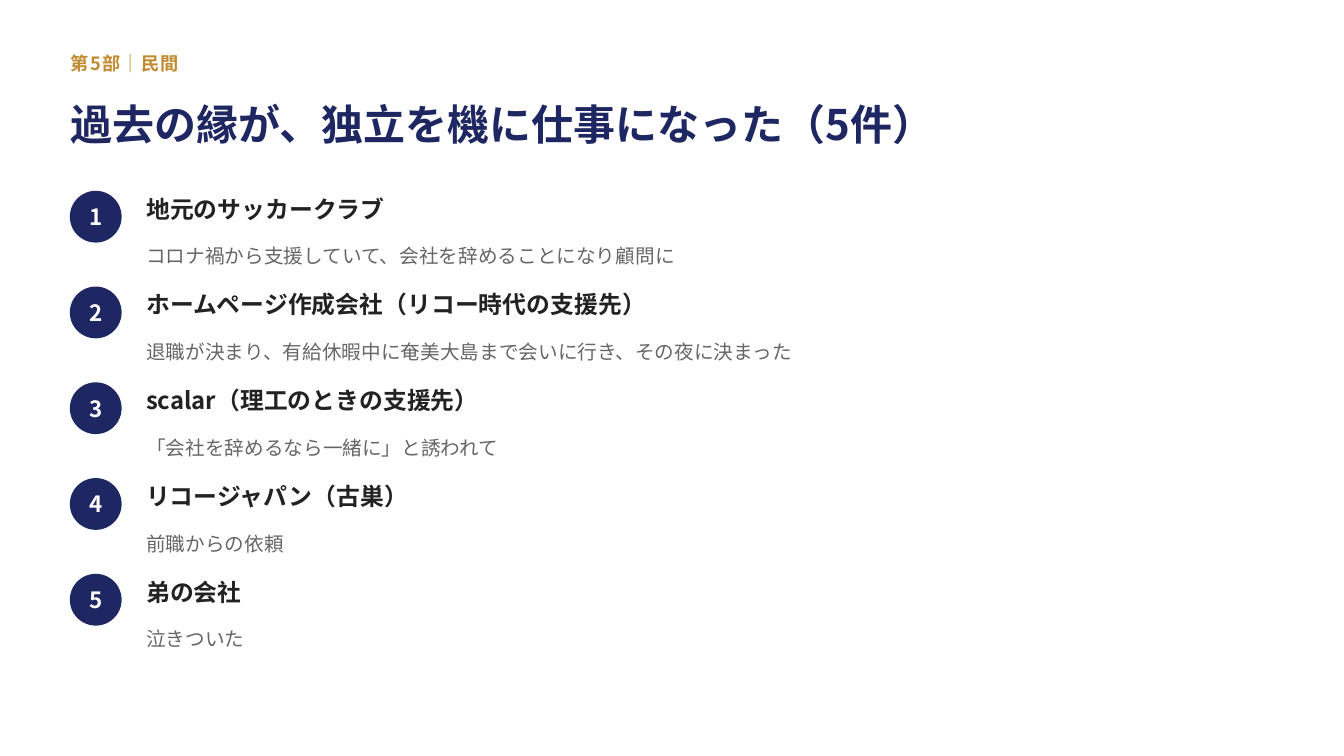
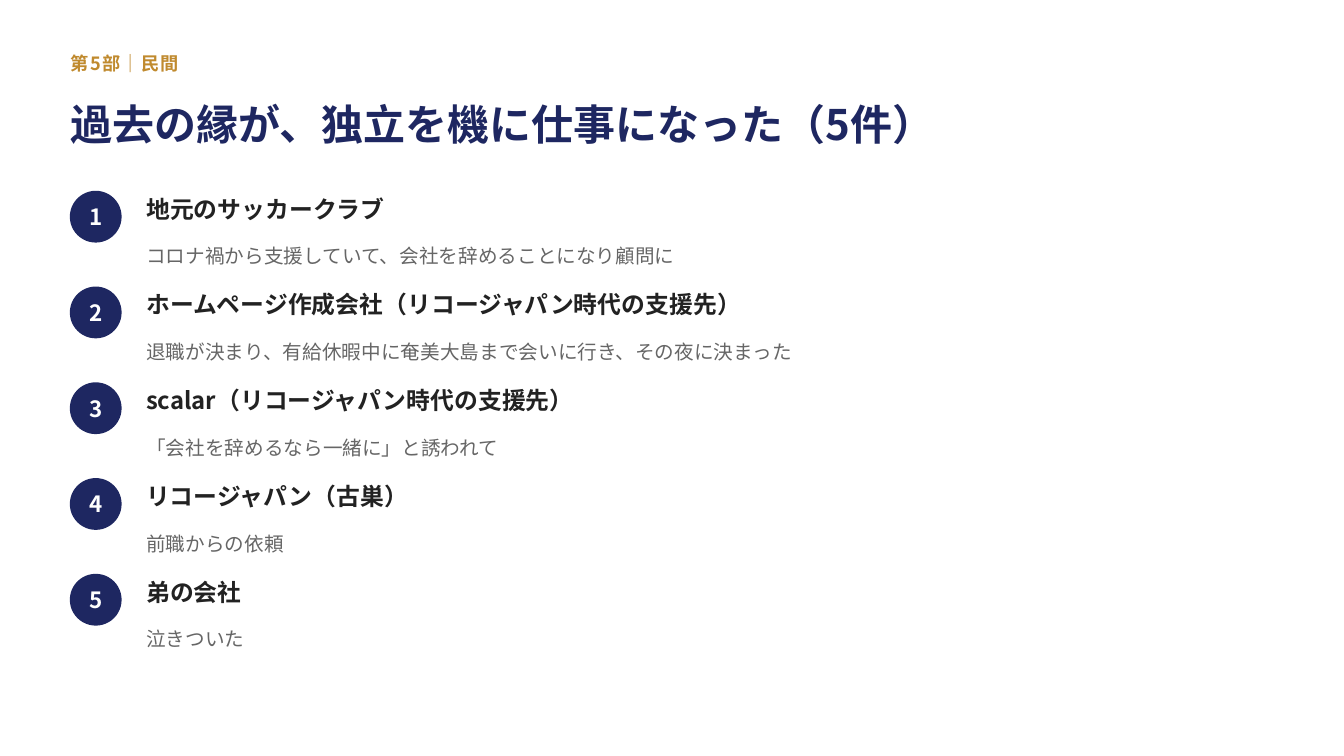
Before and after one commit to ahahi-biz/ahahi-hp, a slide deck: slide 42 of docs/lecture-johoku-procon.pptx (slide 37 before the commit). Drawn at 1344x756 pixels with LibreOffice and Linux fonts; fonts in the diff are those of the drawing. Boxes give left, top, right and bottom in pixels: in the first picture for what was removed or moved away, otherwise in the second. Text is boxed around its words. In the diff, an @@ line names an element or a change of style, - is before the commit and + after.

```diff
--- a/docs/lecture-johoku-procon.pptx
+++ b/docs/lecture-johoku-procon.pptx
@@ text at box(146, 292, 741, 316): text changed @@
-ホームページ作成会社（リコー時代の支援先）
+ホームページ作成会社（リコージャパン時代の支援先）
@@ text at box(146, 388, 573, 412): text changed @@
-scalar（理工のときの支援先）
+scalar（リコージャパン時代の支援先）
```
Also in this commit, not shown: 25 other slides changed, 18 slides added, 5 slides removed, 3 other files.
